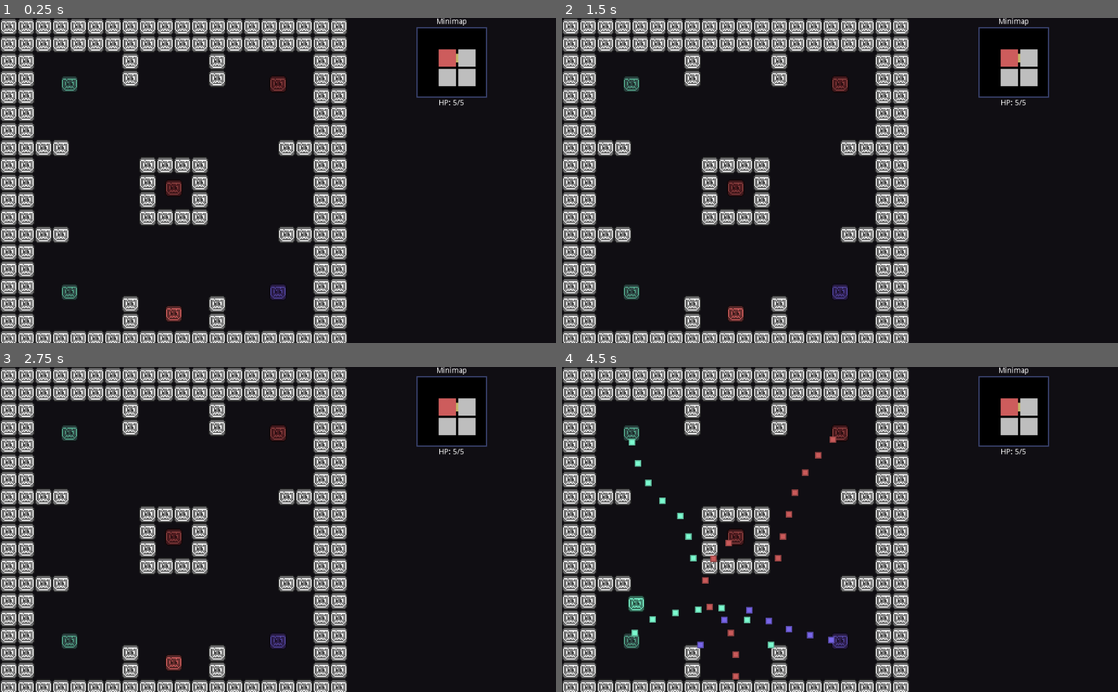
Above: before the commit, frames 1-4 (two rows, left to right).
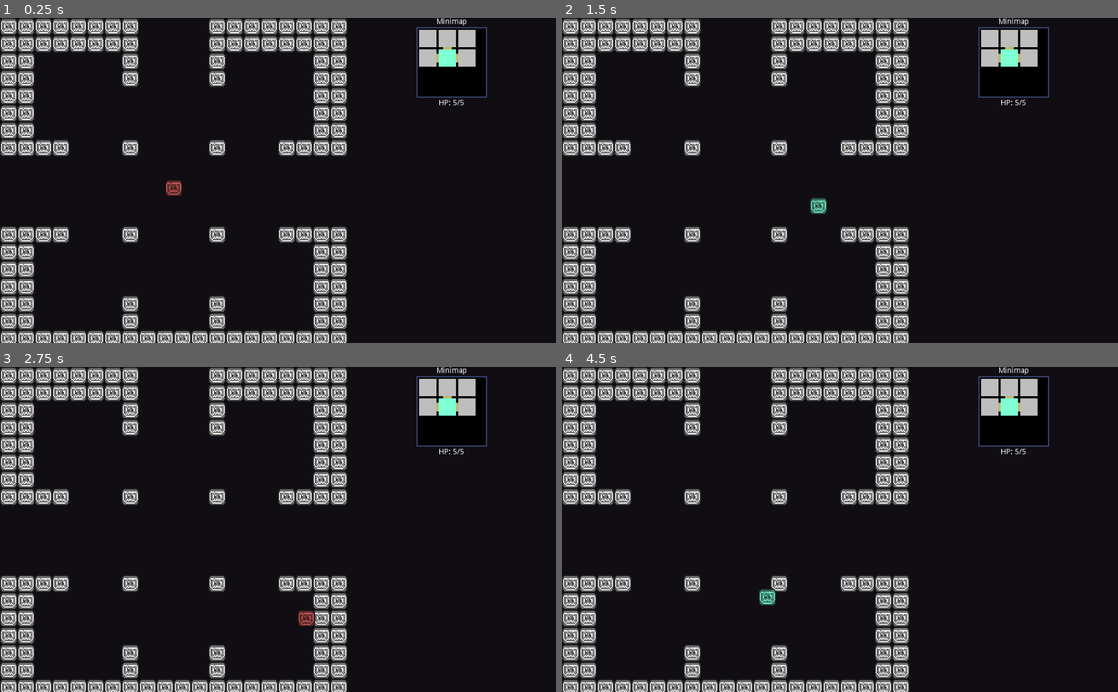
Above: after the commit, the same moments.

Repository: mewore/rgb-squad
Game: Godot game, scene res://Game.tscn
The game is run twice, just before and just after one commit, with the same random seed, the same clock (stepped at 60 frames per second) and the same inputs.
Inputs:
- Up to frame 1 (0.25 s): no input
- Up to frame 2 (1.5 s): tap Enter at 0.5 s; hold Right (move_right) 0.53-1.28 s; hold D (set_blue) 0.53-1.28 s; hold Down (move_down) from 1.28 s (still down); tap S (set_green) at 1.35 s
- Up to frame 3 (2.75 s): release Down (move_down) at 2.03 s; hold Right (move_right) from 2.03 s (still down); hold A (set_red) from 2.03 s (still down)
- Up to frame 4 (4.5 s): release Right (move_right) at 2.78 s; release A (set_red) at 2.78 s; hold Up (move_up) 2.78-3.53 s; tap Z (shoot) at 2.85 s; hold D (set_blue) 3.53-4.28 s; hold Left (move_left) from 3.53 s (still down); tap S (set_green) at 4.35 s

The runs differ from the first frame. In frame 1, 7.3% of the frame differs, in the area x 0-86%, y 0-94%; in frame 2, 7.4%; in frame 3, 7.4%; in frame 4, 8.3%, in the area x 0-86%, y 0-97%.

Commit message:
Add room variations

Diff:
--- /dev/null
+++ b/Game.gd
@@ -0,0 +1,5 @@
+extends Node2D
+
+func _ready() -> void:
+    var room: PackedScene = load(Global.dungeon_layout.current_room.scene_path)
+    add_child(room.instance())
--- a/Game.tscn
+++ b/Game.tscn
@@ -1,40 +1,13 @@
-[gd_scene load_steps=6 format=2]
+[gd_scene load_steps=4 format=2]
 
-[ext_resource path="res://environment/rooms/Room1.tscn" type="PackedScene" id=1]
-[ext_resource path="res://entities/player/Player.tscn" type="PackedScene" id=2]
+[ext_resource path="res://Game.gd" type="Script" id=1]
 [ext_resource path="res://ui/Minimap.tscn" type="PackedScene" id=3]
 [ext_resource path="res://ui/HpDisplay.gd" type="Script" id=4]
-
-[sub_resource type="GDScript" id=1]
-script/source = "extends Node2D
-
-
-# Declare member variables here. Examples:
-# var a = 2
-# var b = \"text\"
-
-
-# Called when the node enters the scene tree for the first time.
-func _ready():
-    pass # Replace with function body.
-
-
-# Called every frame. 'delta' is the elapsed time since the previous frame.
-#func _process(delta):
-#    pass
-"
 
 [node name="Game" type="Node2D" groups=[
 "game",
 ]]
-script = SubResource( 1 )
-
-[node name="Room" parent="." instance=ExtResource( 1 )]
-
-[node name="Player" parent="." groups=[
-"player",
-] instance=ExtResource( 2 )]
-position = Vector2( 552, 320 )
+script = ExtResource( 1 )
 
 [node name="BulletContainer" type="Node2D" parent="." groups=[
 "bullet_container",
@@ -74,32 +47,33 @@
 [node name="HBoxContainer" type="HBoxContainer" parent="Hud/HBoxContainer/VBoxContainer"]
 margin_top = 18.0
 margin_right = 150.0
-margin_bottom = 82.0
+margin_bottom = 146.0
 __meta__ = {
 "_edit_use_anchors_": false
 }
 
 [node name="Spacer1" type="Control" parent="Hud/HBoxContainer/VBoxContainer/HBoxContainer"]
-margin_right = 39.0
-margin_bottom = 64.0
+margin_right = 7.0
+margin_bottom = 128.0
 size_flags_horizontal = 3
 size_flags_vertical = 3
 
 [node name="Minimap" parent="Hud/HBoxContainer/VBoxContainer/HBoxContainer" instance=ExtResource( 3 )]
-margin_left = 43.0
-margin_right = 107.0
+margin_left = 11.0
+margin_right = 139.0
+margin_bottom = 128.0
 
 [node name="Spacer2" type="Control" parent="Hud/HBoxContainer/VBoxContainer/HBoxContainer"]
-margin_left = 111.0
+margin_left = 143.0
 margin_right = 150.0
-margin_bottom = 64.0
+margin_bottom = 128.0
 size_flags_horizontal = 3
 size_flags_vertical = 3
 
 [node name="HpDisplay" type="Label" parent="Hud/HBoxContainer/VBoxContainer"]
-margin_top = 86.0
+margin_top = 150.0
 margin_right = 150.0
-margin_bottom = 100.0
+margin_bottom = 164.0
 text = "HP: 123"
 align = 1
 script = ExtResource( 4 )
--- a/Global.gd
+++ b/Global.gd
@@ -91,6 +91,7 @@
     dungeon_layout = DungeonLayout.new(
         DUNGEON_WIDTH, DUNGEON_HEIGHT, DUNGEON_ADDITIONAL_DOORS)
     room_is_cleared = false
+    room_enter_direction = Vector2.ZERO
 
 func change_scene(new_scene: String) -> void:
     var result: int = get_tree().change_scene(new_scene)
--- a/entities/player/Player.tscn
+++ b/entities/player/Player.tscn
@@ -15,7 +15,9 @@
 [sub_resource type="CircleShape2D" id=3]
 radius = 9.0
 
-[node name="Player" type="KinematicBody2D"]
+[node name="Player" type="KinematicBody2D" groups=[
+"player",
+]]
 collision_layer = 0
 script = ExtResource( 1 )
 BULLET_SCENE = ExtResource( 5 )
--- a/environment/DungeonLayout.gd
+++ b/environment/DungeonLayout.gd
@@ -1,4 +1,6 @@
 class_name DungeonLayout
+
+var LOG: Log = LogManager.get_log(self)
 
 const NONE: int = -1
 
@@ -8,14 +10,41 @@
 var height: int
 var current_room: RoomNode
 
+const ROOM_SCENE_DIRECTORY: String = "res://environment/rooms"
+const STARTING_ROOM_SCENE: String = "StartingRoom.tscn"
+const BASE_ROOM_SCENE: String = "Room.tscn"
+
 func _init(init_width: int, init_height: int, additional_doors: float) -> void:
     width = init_width
     height = init_height
 
+    var room_scenes: PoolStringArray = PoolStringArray([])
+
+    var directory: Directory = Directory.new()
+    LOG.check_error_code(directory.open(ROOM_SCENE_DIRECTORY),
+        "Opening '%s'" % ROOM_SCENE_DIRECTORY)
+    LOG.check_error_code(directory.list_dir_begin(),
+        "Listing the files in '%s'" % ROOM_SCENE_DIRECTORY)
+    var file_name: String = directory.get_next()
+    while file_name != "":
+        if not directory.current_is_dir() and file_name.ends_with(".tscn") \
+                and file_name != BASE_ROOM_SCENE and file_name.begins_with("Room"):
+            print("Found scene: " + file_name)
+            room_scenes.append(ROOM_SCENE_DIRECTORY + "/" + file_name)
+        file_name = directory.get_next()
+
+    var random: RandomNumberGenerator = RandomNumberGenerator.new()
+    random.randomize()
+    var starting_room_x = random.randi_range(0, width - 1)
+    var starting_room_y = random.randi_range(0, height - 1)
+
     for i in range(height):
         var row: Array = []
         for j in range(width):
-            row.append(RoomNode.new(j, i))
+            var scene_path: String = ROOM_SCENE_DIRECTORY + "/" + STARTING_ROOM_SCENE \
+                if (i == starting_room_y and j == starting_room_x) \
+                else room_scenes[random.randi_range(0, room_scenes.size() - 1)]
+            row.append(RoomNode.new(j, i, scene_path))
         room_matrix.append(row)
 
     var potential_doors: Array = []
@@ -40,7 +69,7 @@
         var second_room: RoomNode = room_matrix[door[1][0]][door[1][1]]
         first_room.make_door_to(second_room)
 
-    current_room = room_matrix[0][0]
+    current_room = room_matrix[starting_room_y][starting_room_x]
 
 func move(delta_x: int, delta_y: int) -> void:
     assert(current_room.has_door(delta_x, delta_y))
--- a/environment/RoomNode.gd
+++ b/environment/RoomNode.gd
@@ -11,10 +11,17 @@
 var position_y: int
 
 var cleared = false setget set_cleared
+var scene_path: String
 
-func _init(initial_position_x: int, initial_position_y: int) -> void:
+func _init(initial_position_x: int, initial_position_y: int,
+        init_scene: String) -> void:
     position_x = initial_position_x
     position_y = initial_position_y
+    scene_path = init_scene
+
+func get_scene() -> PackedScene:
+    var scene: PackedScene = load(scene_path)
+    return scene
 
 func get_root() -> RoomNode:
     var result: RoomNode = self
--- a/environment/rooms/Room.gd
+++ b/environment/rooms/Room.gd
@@ -9,7 +9,7 @@
 onready var DOOR_TILES: PoolVector2Array = PoolVector2Array(
     COMMON_MAP.get_used_cells_by_id(COMMON_MAP.tile_set.find_tile_by_name("door")))
 
-onready var PLAYER: Node2D = Global.get_player()
+onready var PLAYER: Node2D = $Player
 onready var MIN_PLAYER_POS: Vector2 = to_global($PlayerMin.position)
 onready var MAX_PLAYER_POS: Vector2 = to_global($PlayerMax.position)
 
--- a/environment/rooms/Room.tscn
+++ b/environment/rooms/Room.tscn
@@ -1,7 +1,8 @@
-[gd_scene load_steps=3 format=2]
+[gd_scene load_steps=4 format=2]
 
 [ext_resource path="res://environment/tileset.tres" type="TileSet" id=1]
 [ext_resource path="res://environment/rooms/Room.gd" type="Script" id=2]
+[ext_resource path="res://entities/player/Player.tscn" type="PackedScene" id=3]
 
 [node name="Room" type="Node2D"]
 script = ExtResource( 2 )
@@ -17,6 +18,9 @@
 cell_size = Vector2( 32, 32 )
 format = 1
 
+[node name="Player" parent="." instance=ExtResource( 3 )]
+position = Vector2( 544, 320 )
+
 [node name="Enemies" type="Node2D" parent="."]
 
 [node name="Objects" type="Node2D" parent="."]
Not shown, changed: README.md
